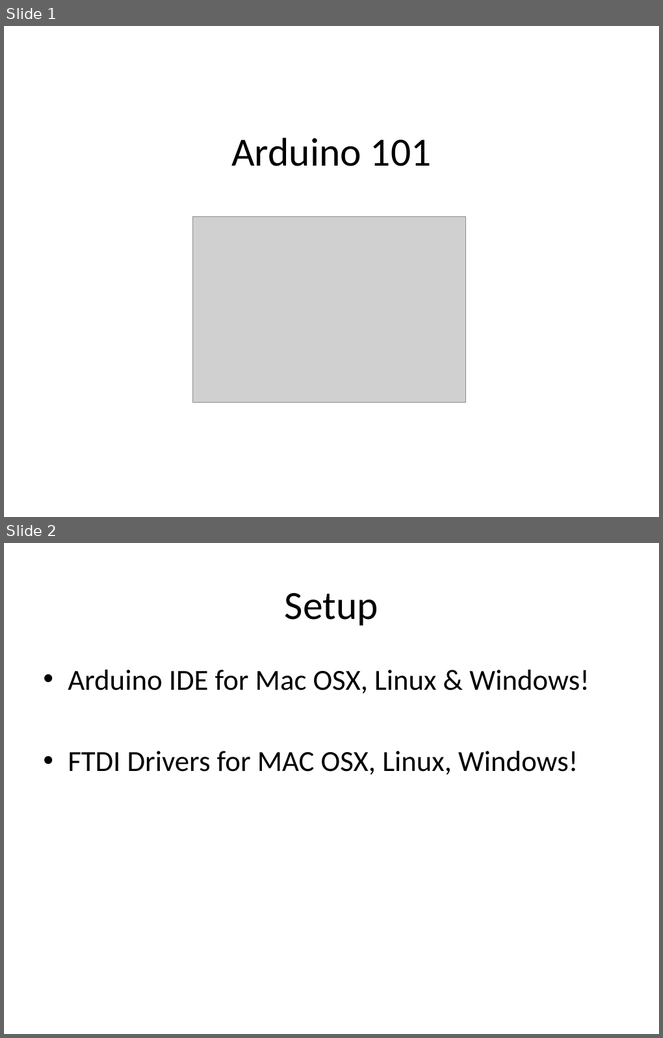
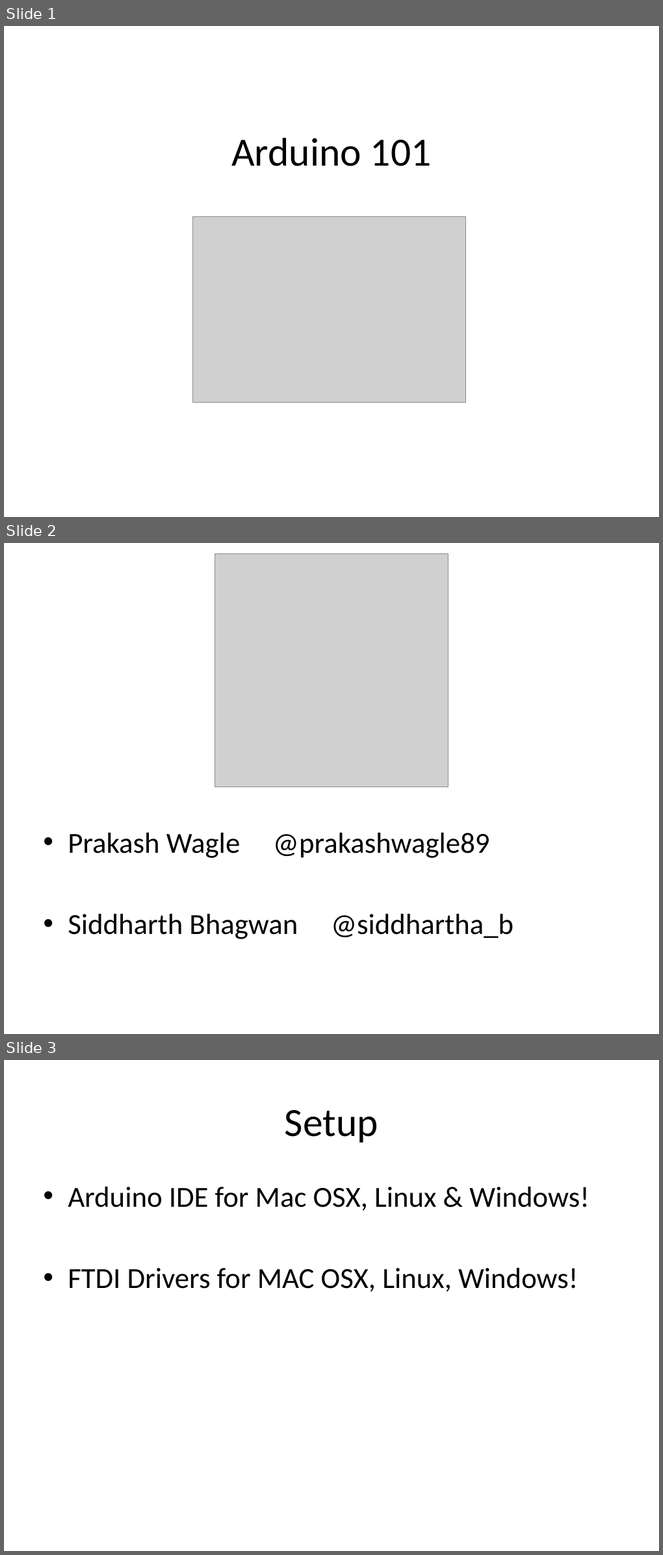
Before and after one commit to doothings/Arduino-101, a slide deck: Presentation.pptx. Shown one above the other, each under a label of ours: slides 1 and 2 before the commit, slides 1, 2 and 3 after it. The pictures are 663x1038 and 663x1555 pixels, drawn with LibreOffice and Linux fonts; fonts in the diff are those of the drawing; grey boxes stand for pictures. Boxes give left, top, right and bottom in pixels: in the first picture for what was removed or moved away, otherwise in the second. Text is boxed around its words. In the diff, an @@ line names an element or a change of style, - is before the commit and + after.

Commit message:
Ppt updated

```diff
--- a/Presentation.pptx
+++ b/Presentation.pptx
@@ slide 2 added at [4, 543, 659, 1034], background #FFFFFF @@
@@ picture added at [215, 554, 448, 787] @@
@@ text added at [68, 833, 514, 939], 32 pt, text #000000 @@
+• Prakash Wagle @prakashwagle89
+• Siddharth Bhagwan @siddhartha_b
@@ what was slide 2 is now slide 3 @@
```
